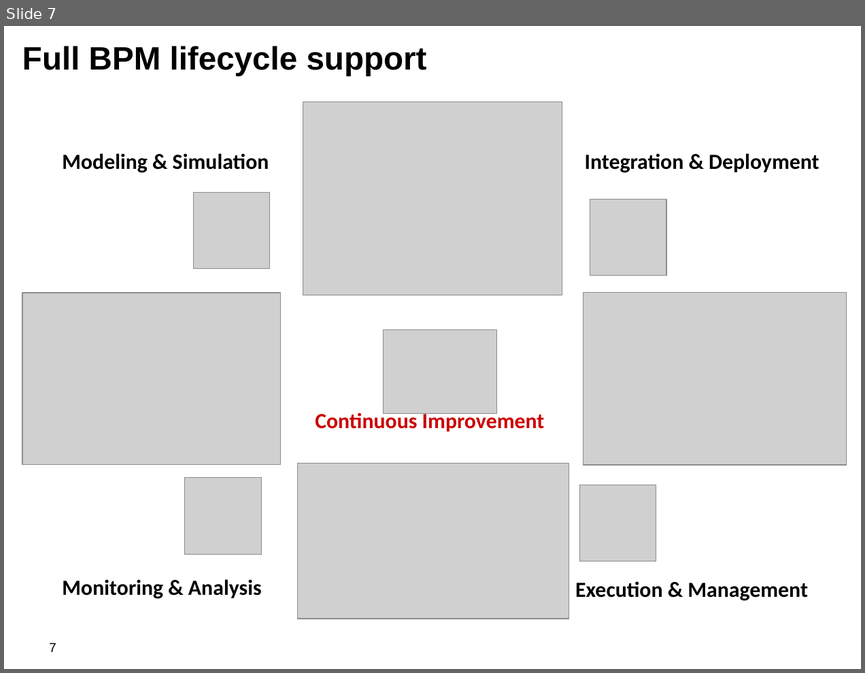
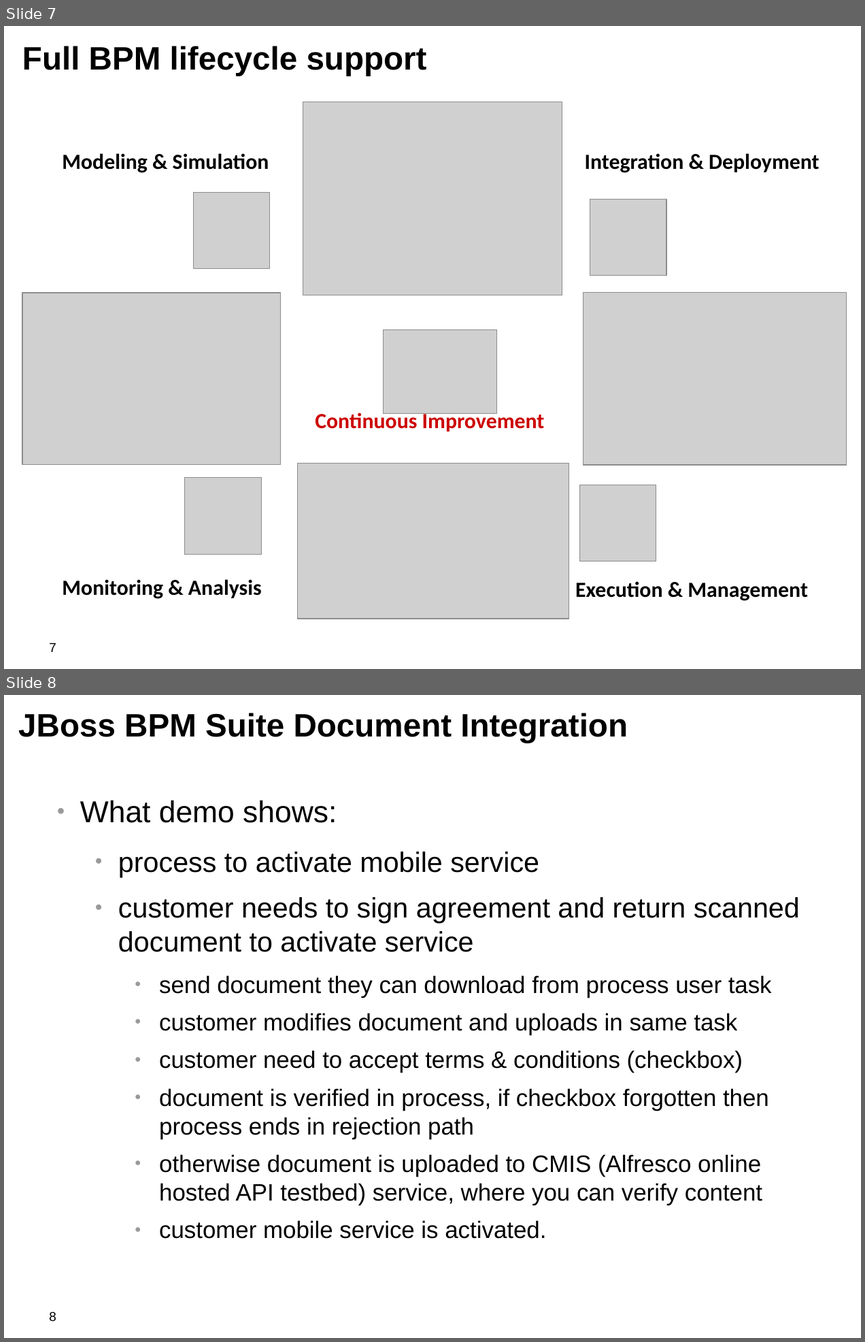
Before and after one commit to jbossdemocentral/bpms-ecm-demo, a slide deck: docs/Demo Overview.odp. Shown one above the other, each under a label of ours: slide 7 before the commit, slides 7 and 8 after it. The pictures are 865x673 and 865x1342 pixels, drawn with LibreOffice and Linux fonts; fonts in the diff are those of the drawing; grey boxes stand for pictures; background and template pictures are left out. Boxes give left, top, right and bottom in pixels: in the first picture for what was removed or moved away, otherwise in the second. Text is boxed around its words. In the diff, an @@ line names an element or a change of style, - is before the commit and + after.

```diff
--- a/docs/Demo Overview.odp
+++ b/docs/Demo Overview.odp
@@ slide 8 added at [4, 695, 861, 1338], background #FFFFFF; not listed: 1 template element that a slide beside it also shows @@
@@ title added at [18, 713, 628, 743], 30 pt, text #000000, bold @@
+JBoss BPM Suite Document Integration
@@ text added at [80, 800, 800, 1238], 22 pt, text #000000 @@
+● What demo shows:
+  ● process to activate mobile service
+  ● customer needs to sign agreement and return scanned document to activate service
+    ● send document they can download from process user task
+    ● customer modifies document and uploads in same task
+    ● customer need to accept terms & conditions (checkbox)
+    ● document is verified in process, if checkbox forgotten then process ends in rejection path
+    ● otherwise document is uploaded to CMIS (Alfresco online hosted API testbed) service, where you can verify content
+    ● customer mobile service is activated.
```
Also in this commit, not shown: 2 slides changed, 1 other file.
